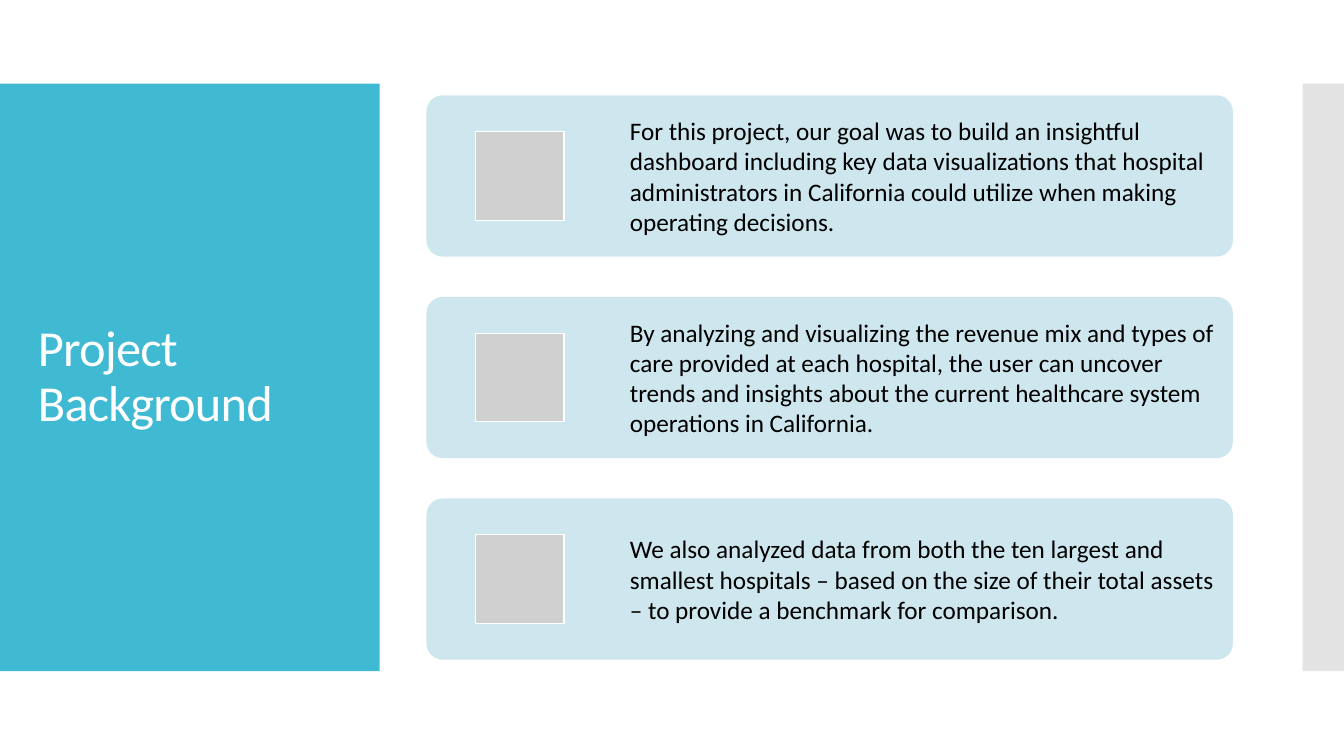
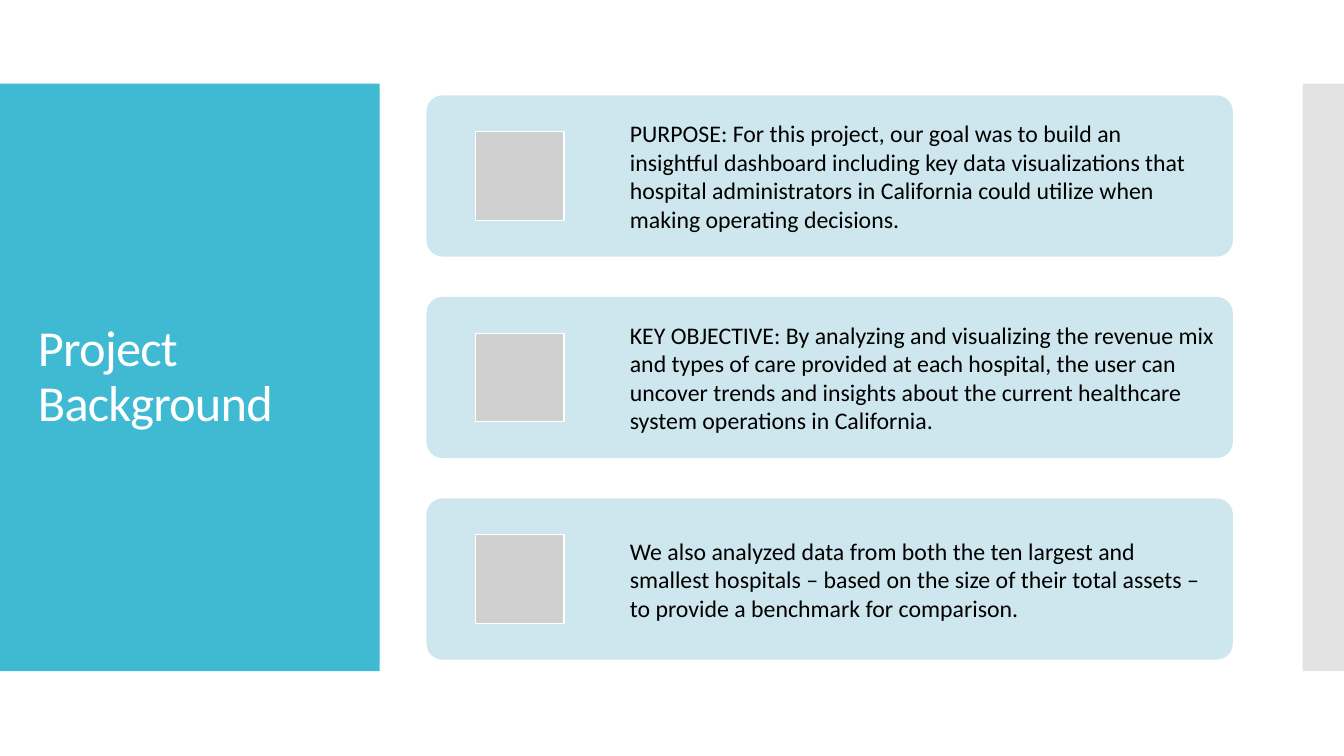
Before and after one commit to manuel-sosa/project3_data_viz, a slide deck: slide 2 of Jenae/Project 3 - California Hospital Performance Comparison.pptx. Drawn at 1344x756 pixels with LibreOffice and Linux fonts; fonts in the diff are those of the drawing; grey boxes stand for pictures. Boxes give left, top, right and bottom in pixels: in the first picture for what was removed or moved away, otherwise in the second. Text is boxed around its words. In the diff, an @@ line names an element or a change of style, - is before the commit and + after.

Commit message:
PPT Update

```diff
--- a/Jenae/Project 3 - California Hospital Performance Comparison.pptx
+++ b/Jenae/Project 3 - California Hospital Performance Comparison.pptx
@@ text at bbox=[630, 125, 1185, 232]: text changed; size 18 to 17 pt @@
-For this project, our goal was to build an insightful dashboard including key data visualizations that hospital administrators in California could utilize when making operating decisions.
+PURPOSE: For this project, our goal was to build an insightful dashboard including key data visualizations that hospital administrators in California could utilize when making operating decisions.
@@ text at bbox=[630, 327, 1214, 433]: text changed; size 18 to 17 pt @@
-By analyzing and visualizing the revenue mix and types of care provided at each hospital, the user can uncover trends and insights about the current healthcare system operations in California.
+KEY OBJECTIVE: By analyzing and visualizing the revenue mix and types of care provided at each hospital, the user can uncover trends and insights about the current healthcare system operations in California.
@@ text "We also analyzed data from ..." at bbox=[630, 543, 1182, 621]: size 18 to 17 pt @@
```
Also in this commit, not shown: 2 other slides changed, 3 slides added.
